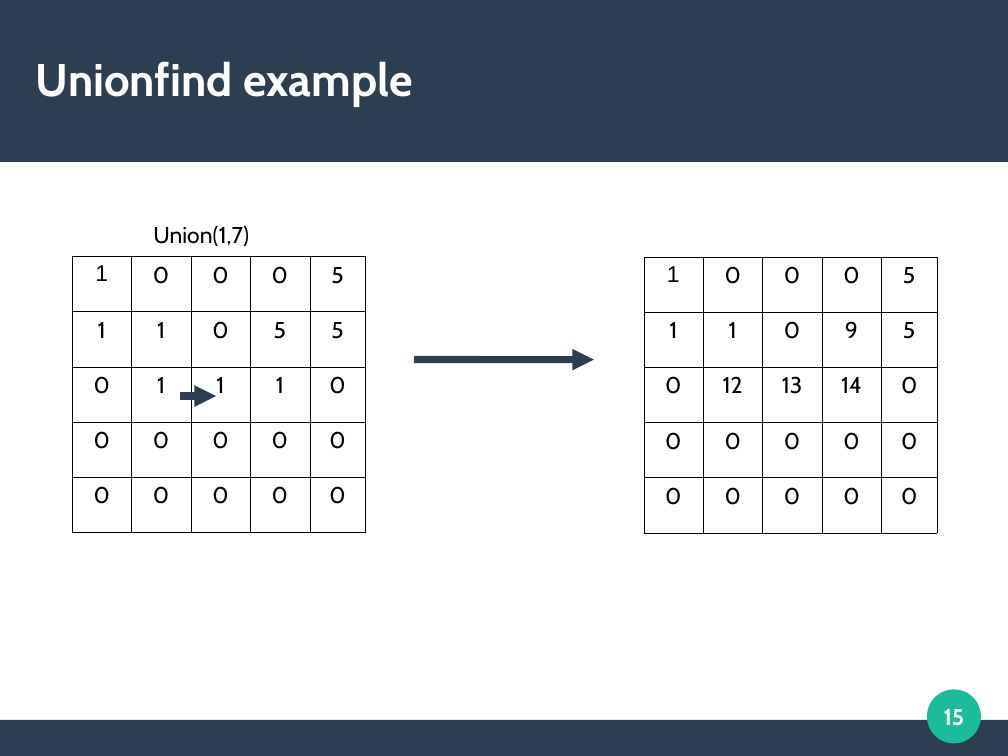
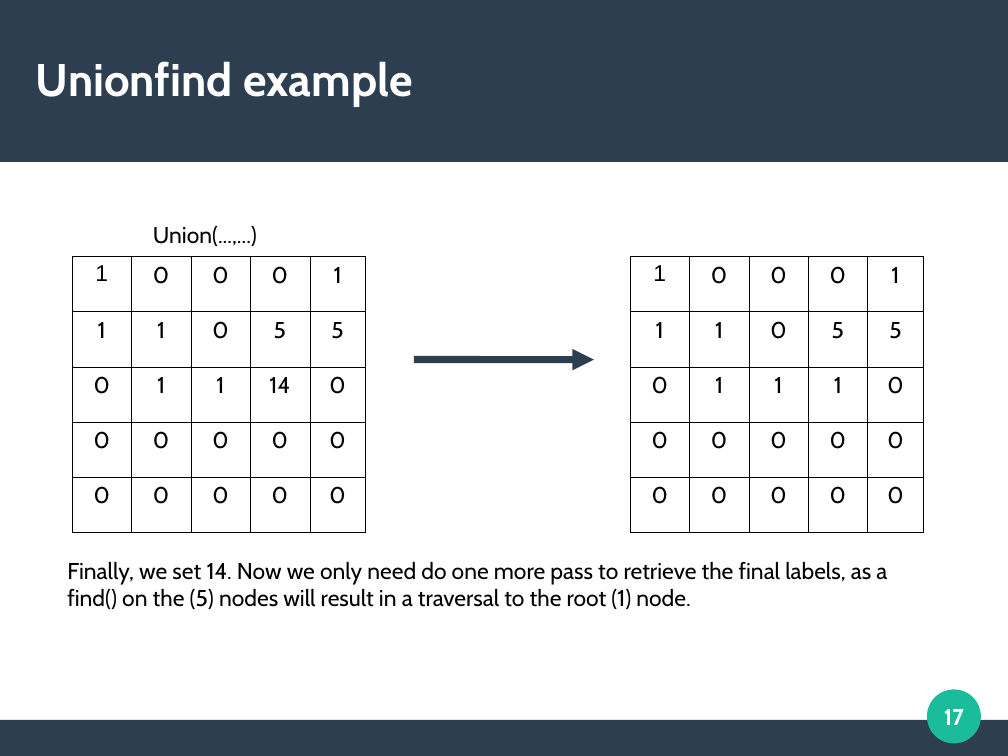
Before and after one commit to cycraig/ConnectedComponentsLabelling, a slide deck: slide 17 of presentation/Presentation.odp (slide 15 before the commit). Drawn at 1008x756 pixels with LibreOffice and Linux fonts; fonts in the diff are those of the drawing. Boxes give left, top, right and bottom in pixels: in the first picture for what was removed or moved away, otherwise in the second. Text is boxed around its words. In the diff, an @@ line names an element or a change of style, - is before the commit and + after.

```diff
--- a/presentation/Presentation.odp
+++ b/presentation/Presentation.odp
@@ text at (x1=153, y1=226, x2=257, y2=246): text changed @@
-Union(1,7)
+Union(...,...)
@@ table at (x1=72, y1=256, x2=366, y2=531) @@
-row 1, column 5: 5
+row 1, column 5: 1
-row 3, column 4: 1
+row 3, column 4: 14
@@ table at (x1=630, y1=256, x2=924, y2=531) @@
-row 1, column 5: 5
+row 1, column 5: 1
-row 2, column 4: 9
+row 2, column 4: 5
-row 3: 0 | 12 | 13 | 14 | 0
+row 3: 0 | 1 | 1 | 1 | 0
@@ table moved from (x1=644, y1=257, x2=938, y2=532) to (x1=630, y1=256, x2=924, y2=531) @@
@@ arrow removed from (180, 396) to (216, 396) @@
@@ text added at (x1=67, y1=562, x2=887, y2=609), 18 pt, text #000000 @@
+Finally, we set 14. Now we only need do one more pass to retrieve the final labels, as a find() on the (5) nodes will result in a traversal to the root (1) node.
@@ page number at (x1=944, y1=709, x2=964, y2=725): text changed @@
-15
+17
```
Also in this commit, not shown: 6 other slides changed, 8 slides added.
